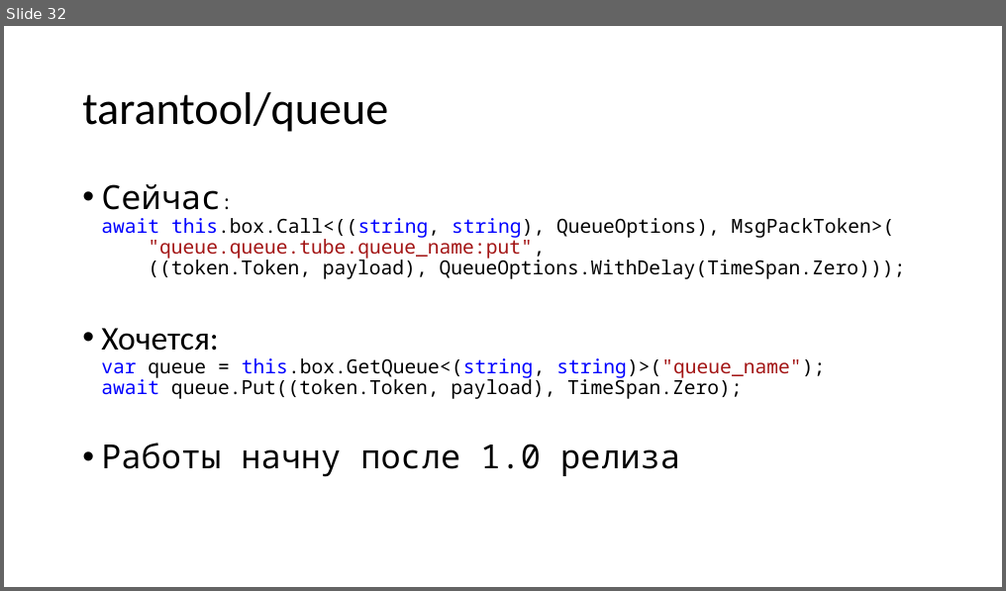
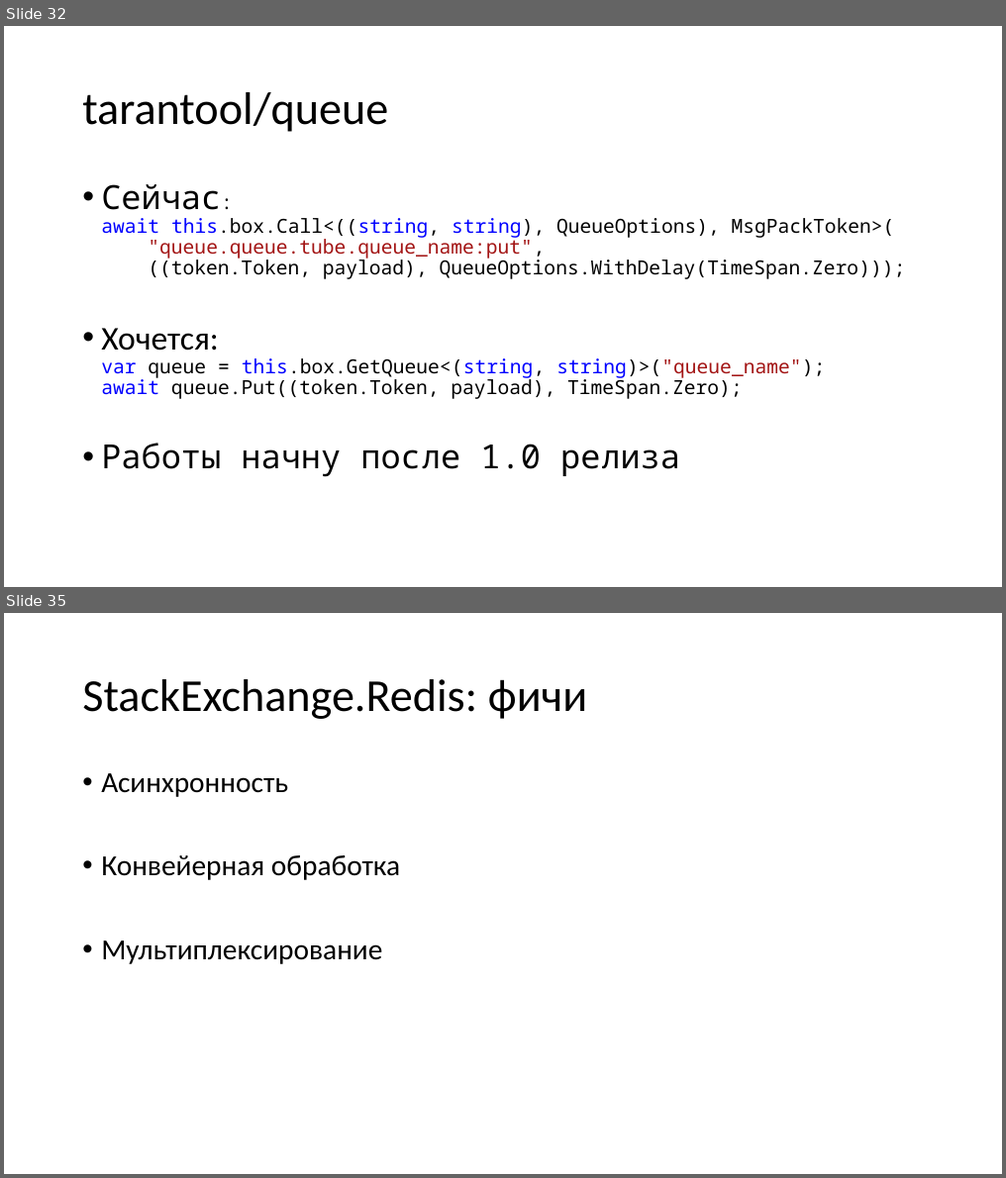
Before and after one commit to aensidhe/presentations, a slide deck: 2018/09/dotnext/Что такое Tarantool и его использование в .net.pptx. Shown one above the other, each under a label of ours: slide 32 before the commit, slides 32 and 35 after it; the slides between them are not shown. The pictures are 1006x591 and 1006x1178 pixels, drawn with LibreOffice and Linux fonts; fonts in the diff are those of the drawing. Boxes give left, top, right and bottom in pixels: in the first picture for what was removed or moved away, otherwise in the second. Text is boxed around its words. In the diff, an @@ line names an element or a change of style, - is before the commit and + after.

```diff
--- a/2018/09/dotnext/Что такое Tarantool и его использование в .net.pptx
+++ b/2018/09/dotnext/Что такое Tarantool и его использование в .net.pptx
@@ slide 35 added at box(4, 613, 1002, 1174), background #FFFFFF @@
@@ title added at box(82, 679, 587, 719), 33 pt, text #000000 @@
+StackExchange.Redis: фичи
@@ text added at box(101, 773, 400, 964), 21 pt, text #000000 @@
+• Асинхронность
+• Конвейерная обработка
+• Мультиплексирование
```
Also in this commit, not shown: 24 other slides added, 9 slides removed.
